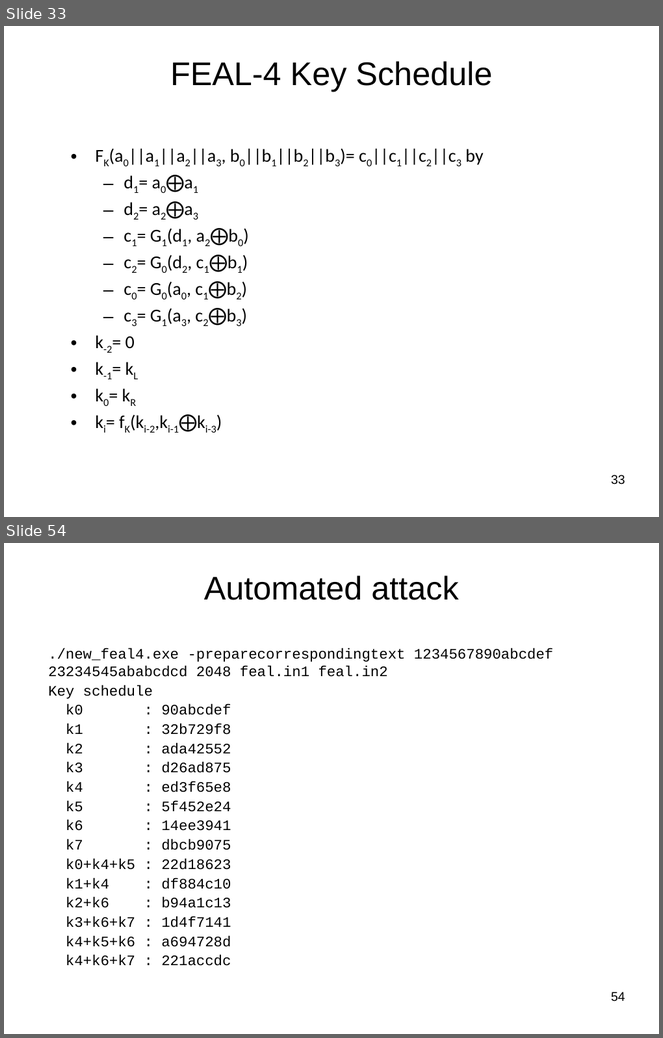
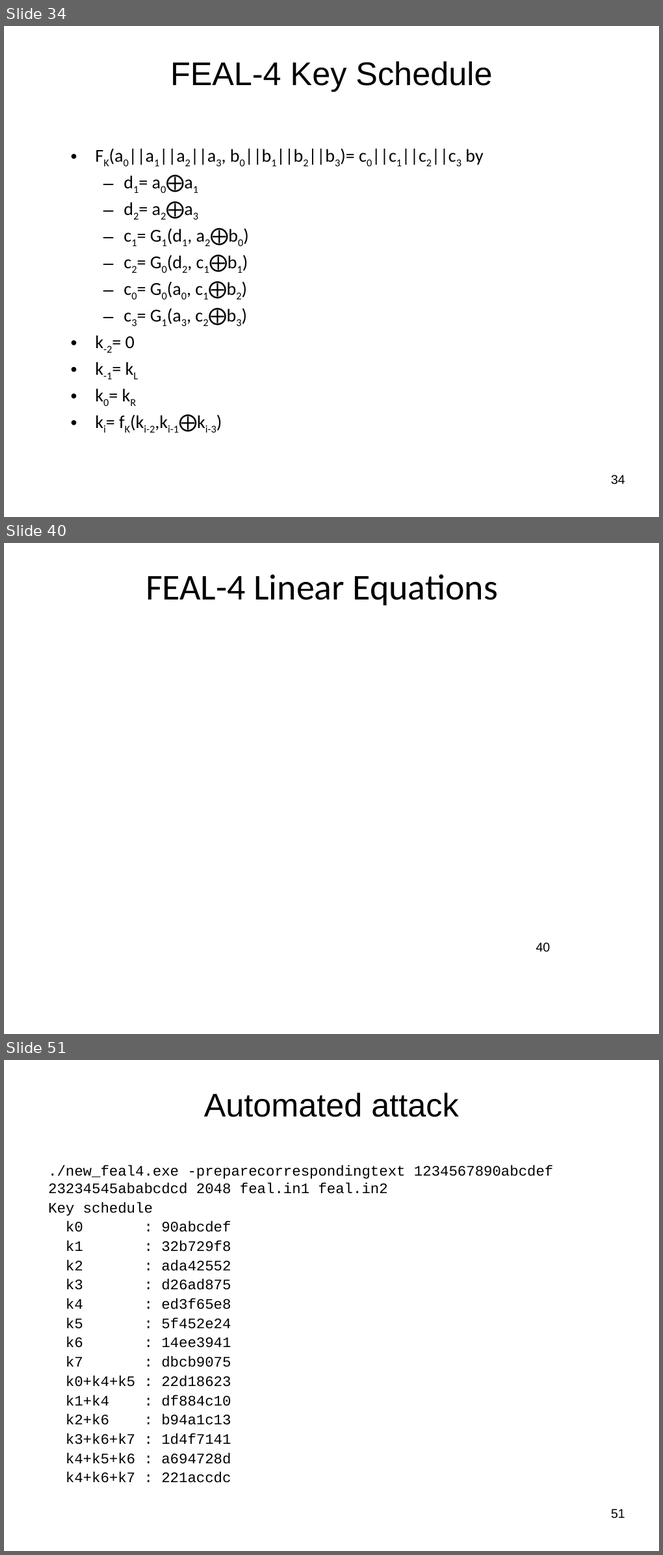
Before and after one commit to jlmucb/class_notes, a slide deck: BerkeleyClass/CS290Spring2013/Lectures/Cryptoclass4.pptx. Shown one above the other, each under a label of ours: slides 33 and 54 before the commit, slides 34, 40 and 51 after it; the slides between them are not shown. The pictures are 663x1038 and 663x1555 pixels, drawn with LibreOffice and Linux fonts; fonts in the diff are those of the drawing; grey boxes stand for pictures. Boxes give left, top, right and bottom in pixels: in the first picture for what was removed or moved away, otherwise in the second. Text is boxed around its words. In the diff, an @@ line names an element or a change of style, - is before the commit and + after.

Commit message:
Improved FEAL discussion

```diff
--- a/BerkeleyClass/CS290Spring2013/Lectures/Cryptoclass4.pptx
+++ b/BerkeleyClass/CS290Spring2013/Lectures/Cryptoclass4.pptx
@@ slide 40 added at (4,543,659,1034), background #FFFFFF @@
@@ title added at (146,574,498,605), 40 pt, text #000000 @@
+FEAL-4 Linear Equations
@@ page number added at (536,943,551,953), 14 pt, text #000000 @@
+40
@@ what was slide 33 is now slide 34 @@
@@ page number at (611,475,625,485): text changed @@
-33
+34
@@ what was slide 54 is now slide 51 @@
@@ page number at (611,1509,625,1519): text changed @@
-54
+51
```
Also in this commit, not shown: 18 slides changed, 4 other slides added, 4 slides removed.
